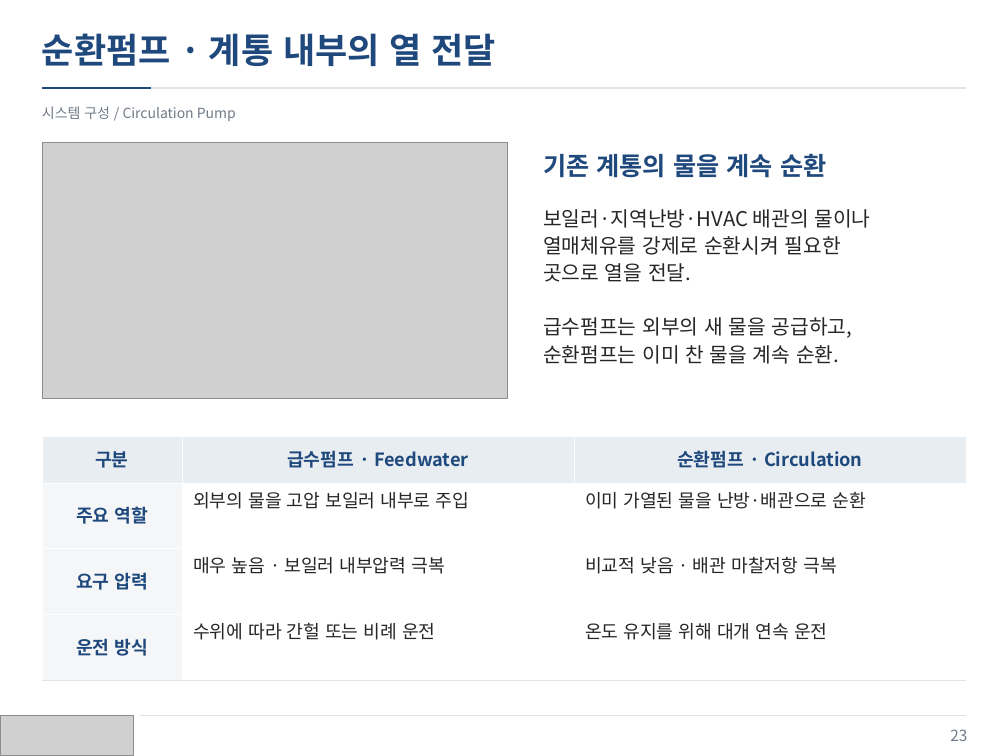
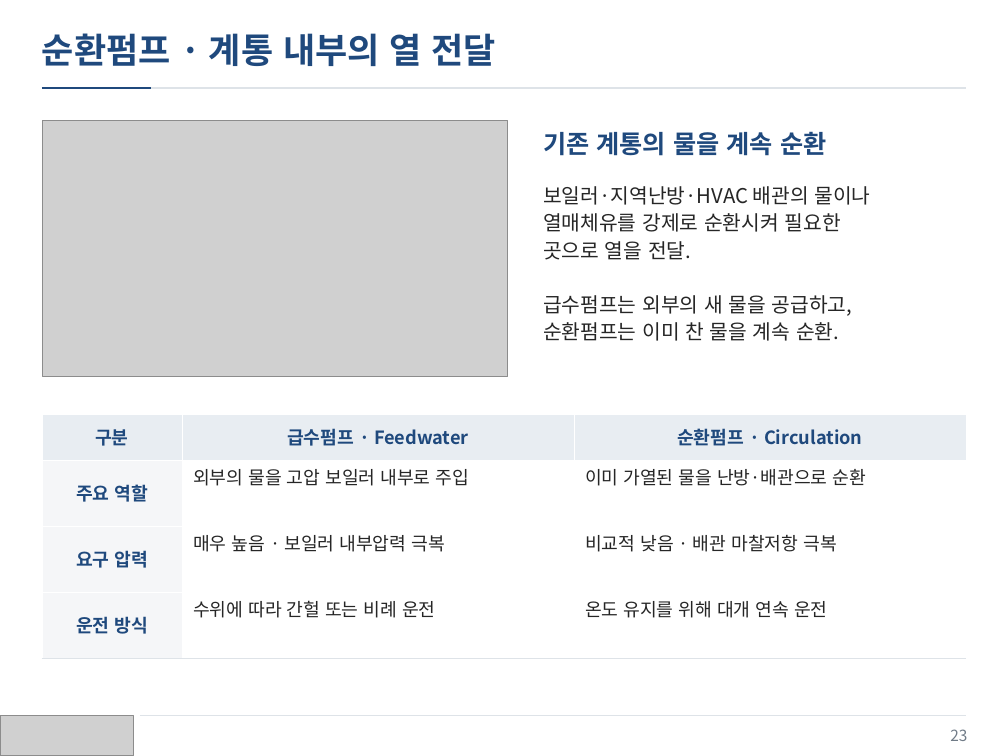
Before and after one commit to jskang5000-arch/my-PPT, a slide deck: slide 23 of KITECH_Boiler.pptx. Drawn at 1008x756 pixels with LibreOffice and Linux fonts; fonts in the diff are those of the drawing; grey boxes stand for pictures. Boxes give left, top, right and bottom in pixels: in the first picture for what was removed or moved away, otherwise in the second. Text is boxed around its words. In the diff, an @@ line names an element or a change of style, - is before the commit and + after.

Commit message:
Remove subtitles and refine spacing in 4:3 layout

```diff
--- a/KITECH_Boiler.pptx
+++ b/KITECH_Boiler.pptx
@@ text removed at (x1=42, y1=106, x2=236, y2=121) @@
-시스템 구성 / Circulation Pump
@@ picture moved from (x1=42, y1=143, x2=508, y2=399) to (x1=42, y1=120, x2=508, y2=376) @@
@@ text "기존 계통의 물을 계속 순환" moved from (x1=543, y1=153, x2=826, y2=178) to (x1=543, y1=131, x2=826, y2=156) @@
@@ text "보일러·지역난방·HVAC 배관의 물이나" moved from (x1=543, y1=209, x2=870, y2=364) to (x1=543, y1=186, x2=870, y2=341) @@
@@ table moved from (x1=42, y1=436, x2=967, y2=680) to (x1=42, y1=414, x2=967, y2=658) @@
```
Also in this commit, not shown: 33 other slides changed.
